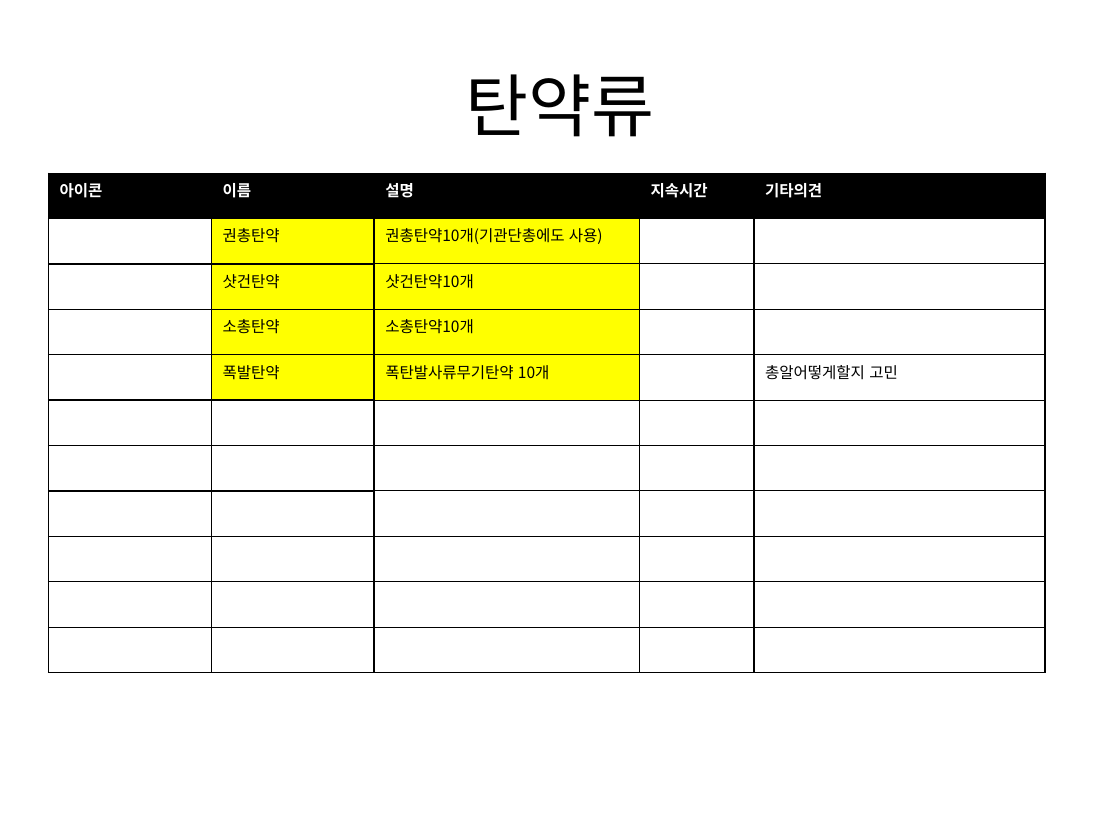
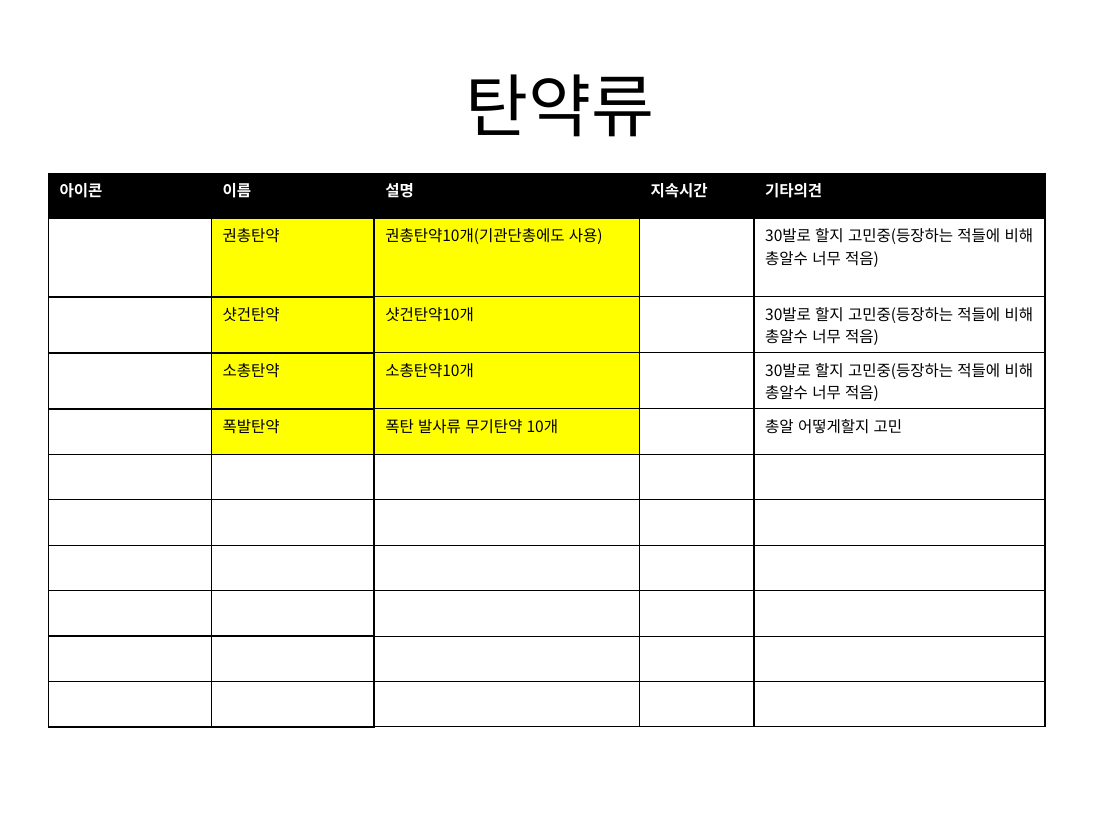
Before and after one commit to gkdlgndpdu/EscapeJail, a slide deck: slide 9 of EscapeJail/Assets/기획/스테이지1기획.pptx. Drawn at 1120x840 pixels with LibreOffice and Linux fonts; fonts in the diff are those of the drawing. Boxes give left, top, right and bottom in pixels: in the first picture for what was removed or moved away, otherwise in the second. Text is boxed around its words. In the diff, an @@ line names an element or a change of style, - is before the commit and + after.

```diff
--- a/EscapeJail/Assets/기획/스테이지1기획.pptx
+++ b/EscapeJail/Assets/기획/스테이지1기획.pptx
@@ table at (48,174,1044,701) @@
-row 2, column 5: 
+row 2, column 5: 30발로 할지 고민중(등장하는 적들에 비해 총알수 너무 적음)
-row 3, column 5: 
+row 3, column 5: 30발로 할지 고민중(등장하는 적들에 비해 총알수 너무 적음)
-row 4, column 5: 
+row 4, column 5: 30발로 할지 고민중(등장하는 적들에 비해 총알수 너무 적음)
-row 5, column 3: 폭탄발사류무기탄약 10개
+row 5, column 3: 폭탄 발사류 무기탄약 10개
-row 5, column 5: 총알어떻게할지 고민
+row 5, column 5: 총알 어떻게할지 고민
```
Also in this commit, not shown: 1 other slide changed, 5 other files.
